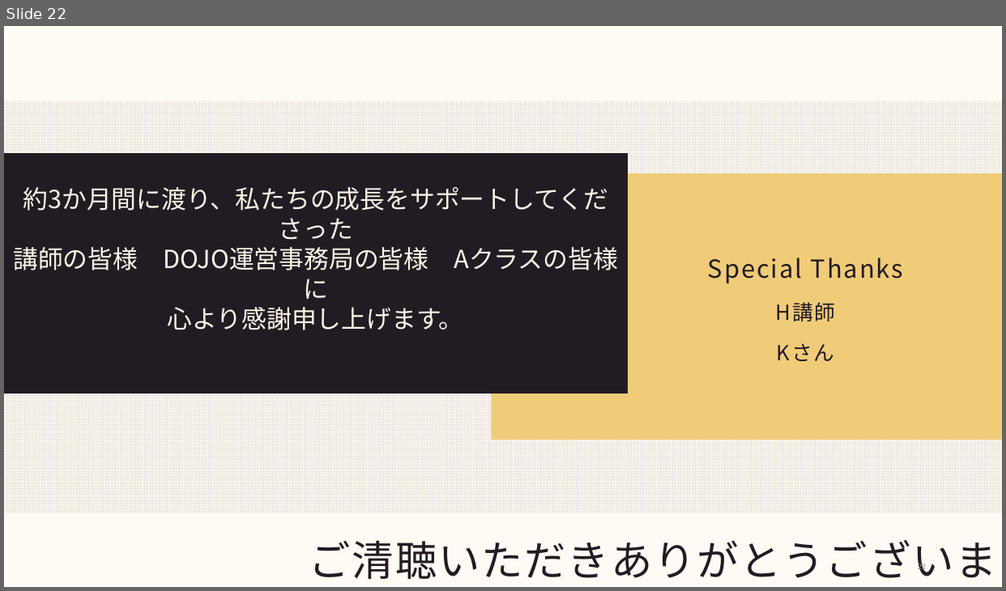
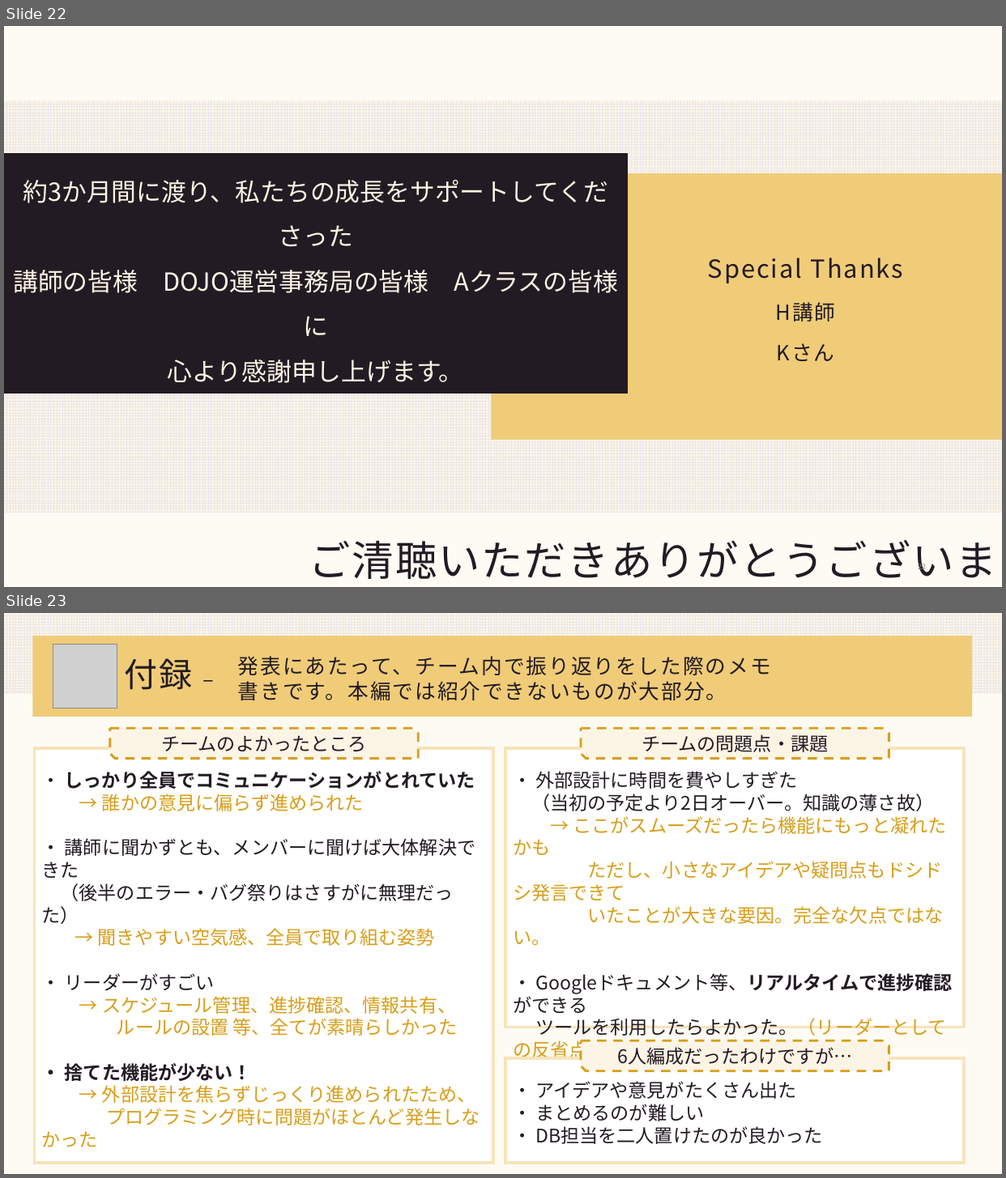
Before and after one commit to DOJO-2021/A-4, a slide deck: documents/A4_worldMap_発表会資料_0630.pptx. Shown one above the other, each under a label of ours: slide 22 before the commit, slides 22 and 23 after it. The pictures are 1006x591 and 1006x1178 pixels, drawn with LibreOffice and Linux fonts; fonts in the diff are those of the drawing; grey boxes stand for pictures. Boxes give left, top, right and bottom in pixels: in the first picture for what was removed or moved away, otherwise in the second. Text is boxed around its words. In the diff, an @@ line names an element or a change of style, - is before the commit and + after.

Commit message:
発表用資料、配布用資料

```diff
--- a/documents/A4_worldMap_発表会資料_0630.pptx
+++ b/documents/A4_worldMap_発表会資料_0630.pptx
@@ slide 23 added at box(4, 613, 1002, 1174), background #FCF5E5 at 40% opacity @@
@@ rectangle added at box(4, 613, 1002, 694), fill pattern #EBE6EB on #FCF5E5 @@
@@ rectangle added at box(32, 636, 972, 717), fill #F0CC79 @@
@@ picture added at box(53, 645, 117, 708) @@
@@ title added at box(125, 658, 193, 690), 32 pt, text #231B23 @@
+付録 –
@@ text added at box(238, 656, 771, 700), 20 pt, text #231B23 @@
+発表にあたって、チーム内で振り返りをした際のメモ書きです。本編では紹介できないものが大部分。
@@ snip diag rect added at box(110, 728, 419, 759), fill #FCF5E5, outline #D89E19 2.25 pt dashed, 18 pt, text #231B23 @@
+チームのよかったところ
@@ snip diag rect added at box(582, 728, 889, 759), fill #FCF5E5, outline #D89E19 2.25 pt dashed, 18 pt, text #231B23 @@
+チームの問題点・課題
@@ rectangle added at box(35, 747, 493, 1163), fill #FFFFFF, outline #F7E4BA 3 pt, 18 pt, text #D89E19 @@
+・ しっかり全員でコミュニケーションがとれていた
+→ 誰かの意見に偏らず進められた
+・ 講師に聞かずとも、メンバーに聞けば大体解決できた
+（後半のエラー・バグ祭りはさすがに無理だった）
+→ 聞きやすい空気感、全員で取り組む姿勢
+・ リーダーがすごい
+→ スケジュール管理、進捗確認、情報共有、
+ルールの設置 等、全てが素晴らしかった
+・ 捨てた機能が少ない！
+→ 外部設計を焦らずじっくり進められたため、
+プログラミング時に問題がほとんど発生しなかった
+・ 適材適所の分業ができていた
+→ 個人作業ができる力のあるメンバーが多かった
@@ rectangle added at box(505, 747, 965, 1027), fill #FFFFFF, outline #F7E4BA 3 pt, 18 pt, text #231B23 @@
+・ 外部設計に時間を費やしすぎた
+（当初の予定より2日オーバー。知識の薄さ故）
+→ ここがスムーズだったら機能にもっと凝れたかも
+ただし、小さなアイデアや疑問点もドシドシ発言できて
+いたことが大きな要因。完全な欠点ではない。
+・ Googleドキュメント等、リアルタイムで進捗確認ができる
+ツールを利用したらよかった。（リーダーとしての反省点）
+・ 総括すると「スケジュール管理」！
+次があったらもっとうまくやれる！
@@ snip diag rect added at box(582, 1041, 889, 1072), fill #FCF5E5, outline #D89E19 2.25 pt dashed, 18 pt, text #231B23 @@
+6人編成だったわけですが…
@@ rectangle added at box(505, 1059, 965, 1163), fill #FFFFFF, outline #F7E4BA 3 pt, 18 pt, text #231B23 @@
+・ アイデアや意見がたくさん出た
+・ まとめるのが難しい
+・ DB担当を二人置けたのが良かった
@@ slide 22 changed as well @@
@@ rectangle "約3か月間に渡り、私たちの成長をサポートしてくださった" at box(4, 154, 628, 394): line spacing 1 to 1.5 @@
```
Also in this commit, not shown: 20 other slides changed, 1 other file.
